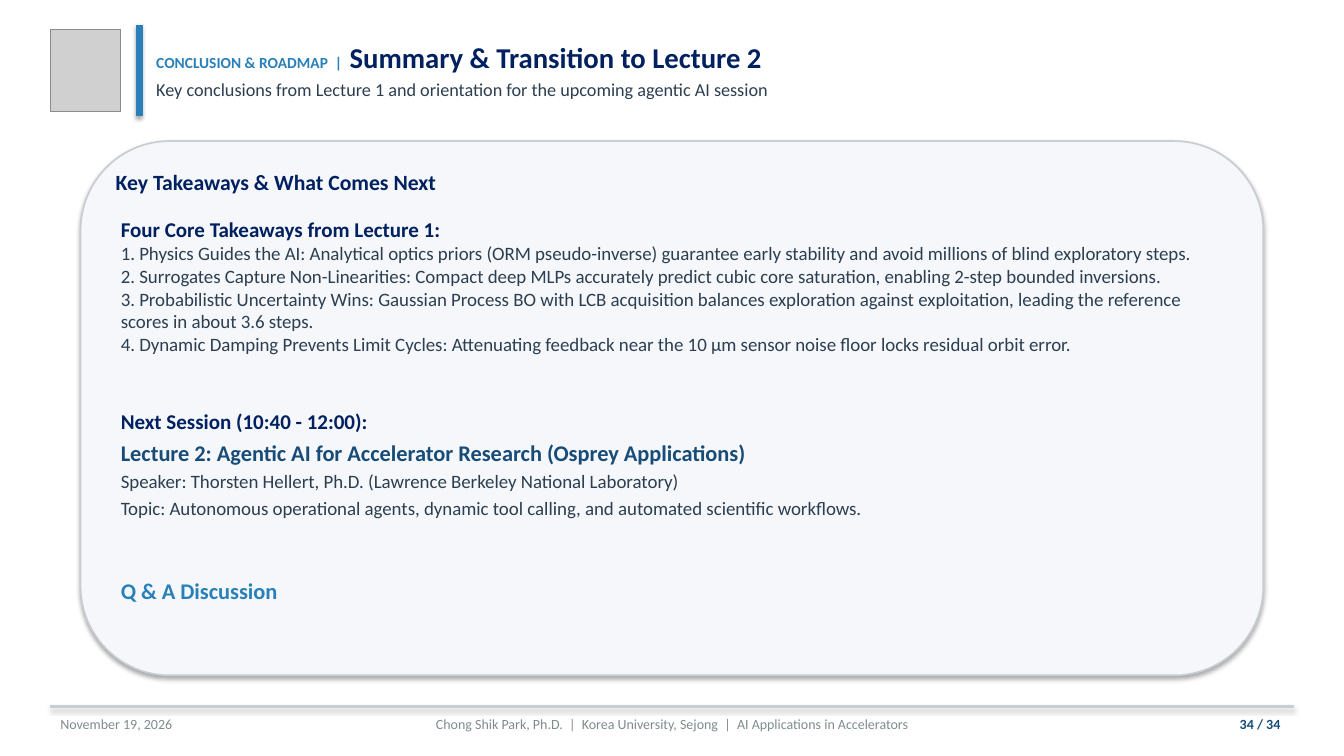
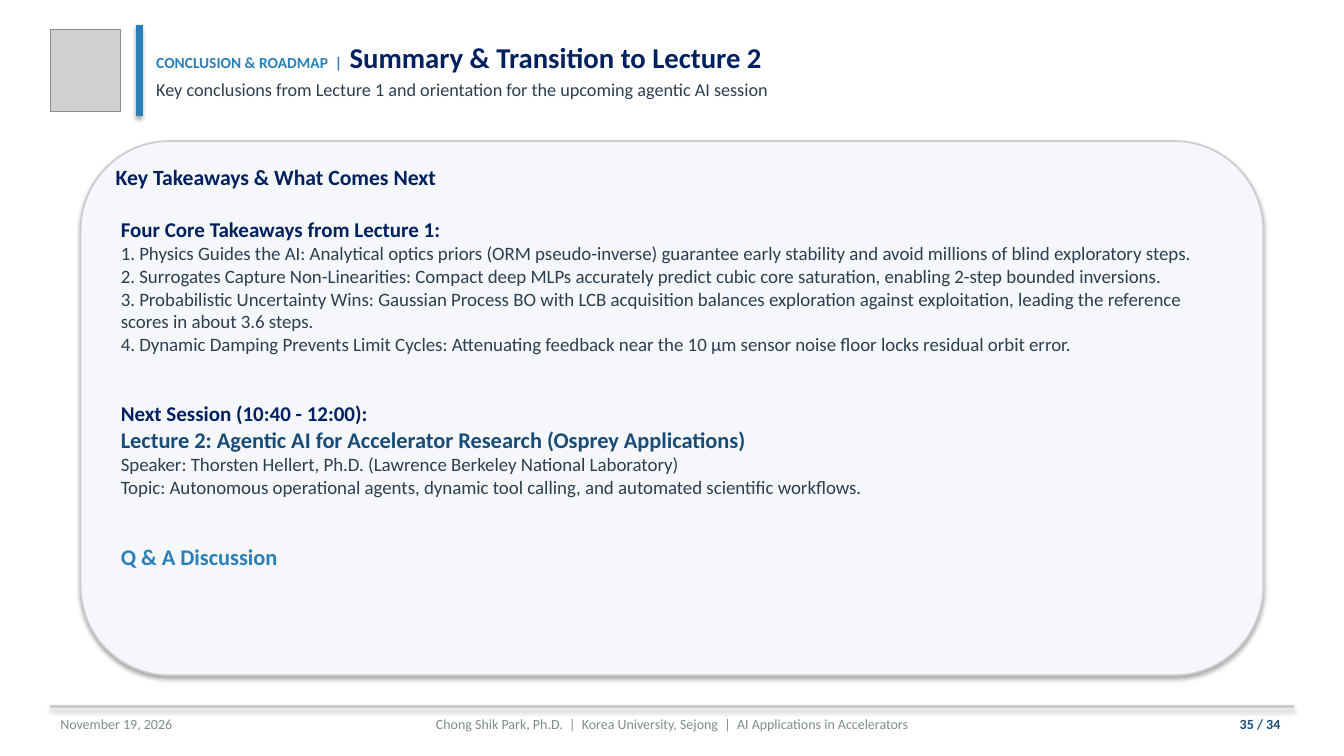
Before and after one commit to cspark7701/ai4acc-mini-hackathon, a slide deck: slide 35 of presentations/Lecture_1_AI_ML_Foundations_and_Control_Slides.pptx (slide 34 before the commit). Drawn at 1344x756 pixels with LibreOffice and Linux fonts; fonts in the diff are those of the drawing; grey boxes stand for pictures. Boxes give left, top, right and bottom in pixels: in the first picture for what was removed or moved away, otherwise in the second. Text is boxed around its words. In the diff, an @@ line names an element or a change of style, - is before the commit and + after.

```diff
--- a/presentations/Lecture_1_AI_ML_Foundations_and_Control_Slides.pptx
+++ b/presentations/Lecture_1_AI_ML_Foundations_and_Control_Slides.pptx
@@ text "Key Takeaways & What Comes ..." at [116, 169, 436, 189]: line spacing 1.18 to 1 @@
@@ text "Four Core Takeaways from Lecture ..." at [121, 222, 1191, 568]: line spacing 1.18 to 1 @@
@@ text at [1240, 720, 1280, 729]: text changed @@
-34 / 34
+35 / 34
```
Also in this commit, not shown: 17 other slides changed, 1 slide added, 6 other files.
